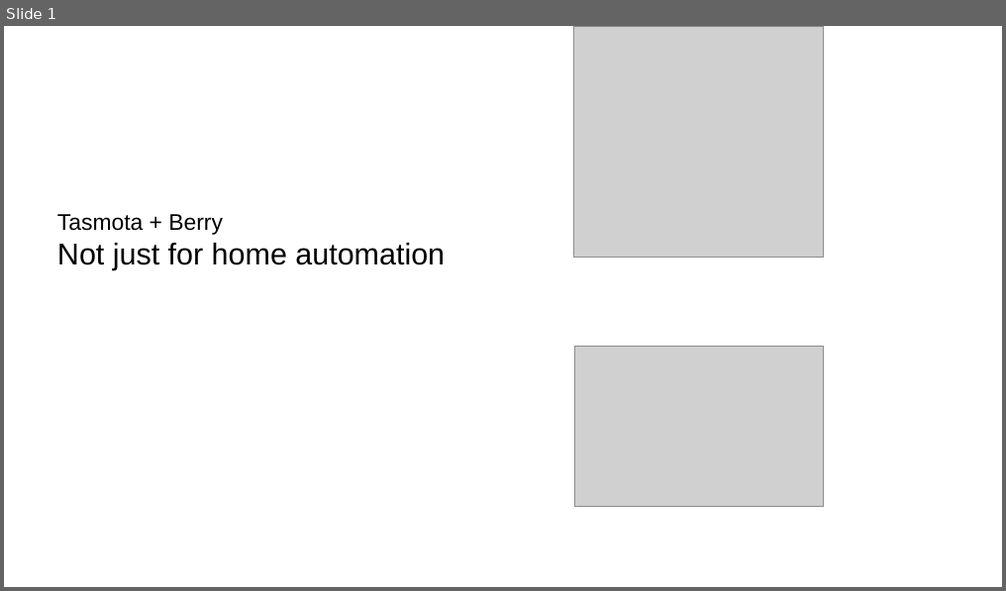
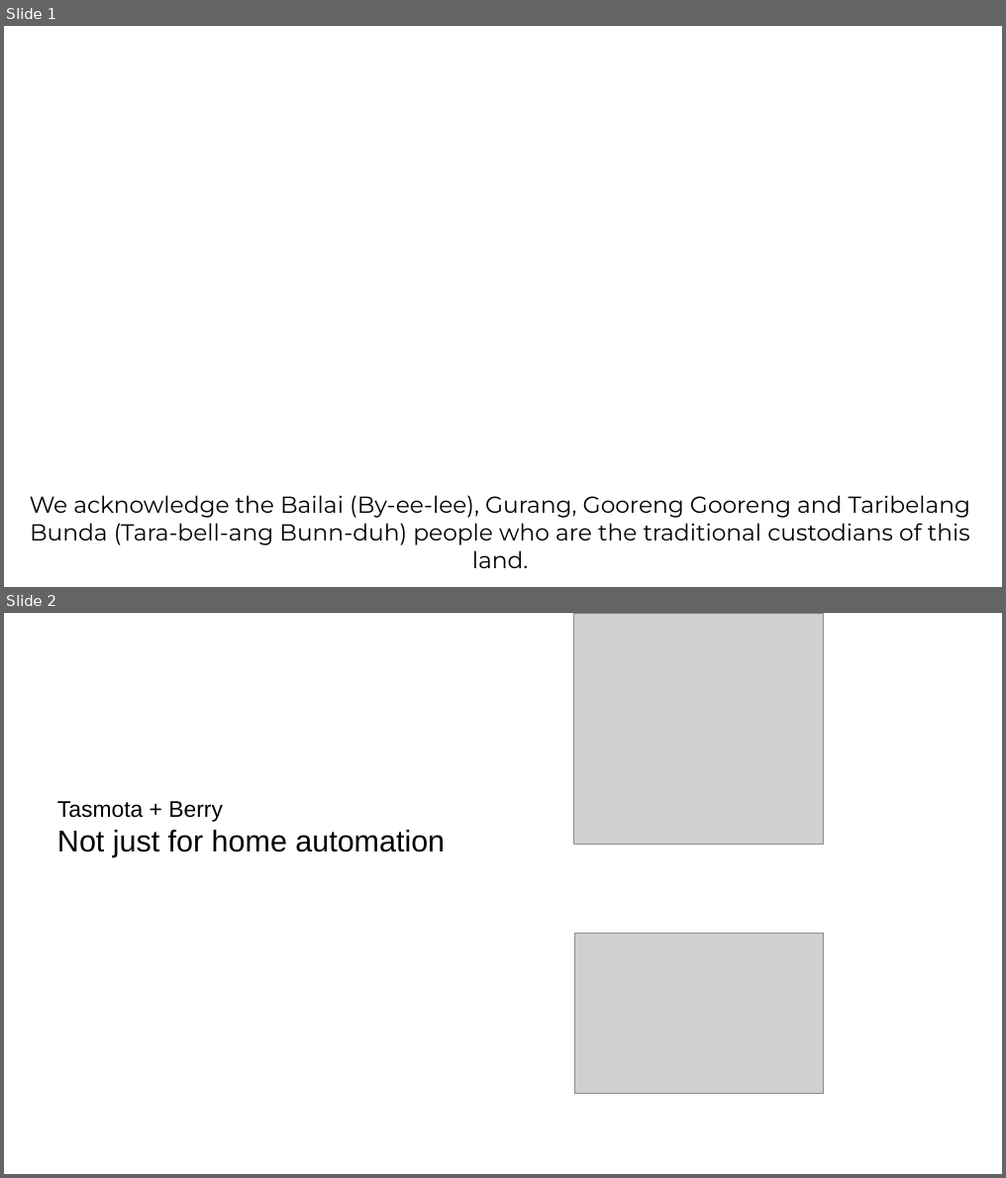
Before and after one commit to darrylb123/EO2024, a slide deck: EO2024-Tasmota+Berry.odp. Shown one above the other, each under a label of ours: slide 1 before the commit, slides 1 and 2 after it. The pictures are 1006x591 and 1006x1178 pixels, drawn with LibreOffice and Linux fonts; fonts in the diff are those of the drawing; grey boxes stand for pictures; background and template pictures are left out. Boxes give left, top, right and bottom in pixels: in the first picture for what was removed or moved away, otherwise in the second. Text is boxed around its words. In the diff, an @@ line names an element or a change of style, - is before the commit and + after.

Commit message:
Added Ack first page

```diff
--- a/EO2024-Tasmota+Berry.odp
+++ b/EO2024-Tasmota+Berry.odp
@@ slide 1 added at [4, 26, 1002, 587], background #FFFFFF @@
@@ title added at [30, 495, 971, 569], 18.4 pt, text #000000 @@
+We acknowledge the Bailai (By-ee-lee), Gurang, Gooreng Gooreng and Taribelang Bunda (Tara-bell-ang Bunn-duh) people who are the traditional custodians of this land.
@@ what was slide 1 is now slide 2 @@
```
